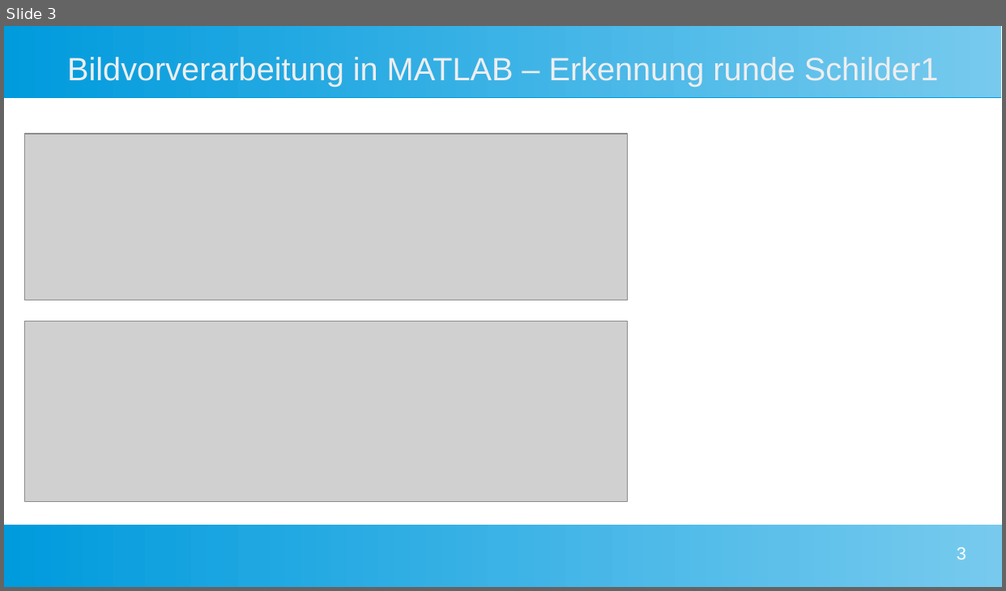
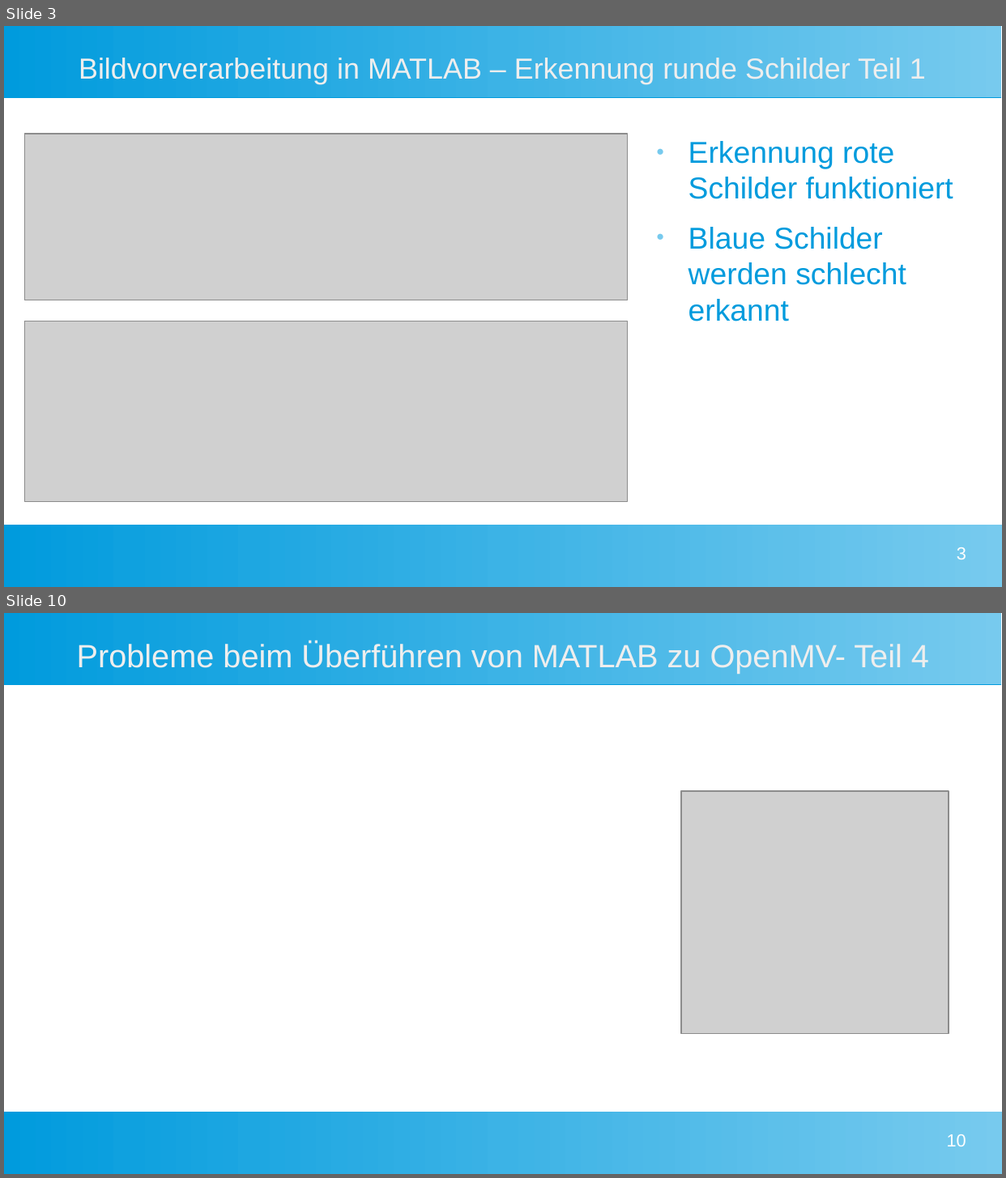
Before and after one commit to Commander-Philip/the-machine-learning-brick, a slide deck: docs/Präsentation.odp. Shown one above the other, each under a label of ours: slide 3 before the commit, slides 3 and 10 after it; the slides between them are not shown. The pictures are 1006x591 and 1006x1178 pixels, drawn with LibreOffice and Linux fonts; fonts in the diff are those of the drawing; grey boxes stand for pictures. Boxes give left, top, right and bottom in pixels: in the first picture for what was removed or moved away, otherwise in the second. Text is boxed around its words. In the diff, an @@ line names an element or a change of style, - is before the commit and + after.

```diff
--- a/docs/Präsentation.odp
+++ b/docs/Präsentation.odp
@@ slide 10 added at box(4, 613, 1002, 1174), background #FFFFFF; not listed: 2 template elements that a slide beside it also shows @@
@@ title added at box(77, 641, 929, 673), 25.6 pt, text #EEEEEE @@
+Probleme beim Überführen von MATLAB zu OpenMV- Teil 4
@@ picture added at box(681, 791, 948, 1034) @@
@@ page number added at box(947, 1135, 966, 1147), 14 pt, text #FFFFFF @@
+10
@@ slide 3 changed as well @@
@@ title at box(79, 58, 926, 84): text changed; size 25.6 to 23.1 pt @@
-Bildvorverarbeitung in MATLAB – Erkennung runde Schilder1
+Bildvorverarbeitung in MATLAB – Erkennung runde Schilder Teil 1
@@ text added at box(688, 141, 953, 322), 24 pt, text #009BDD @@
+● Erkennung rote Schilder funktioniert
+● Blaue Schilder werden schlecht erkannt
```
Also in this commit, not shown: 2 other slides changed, 5 other slides added.
